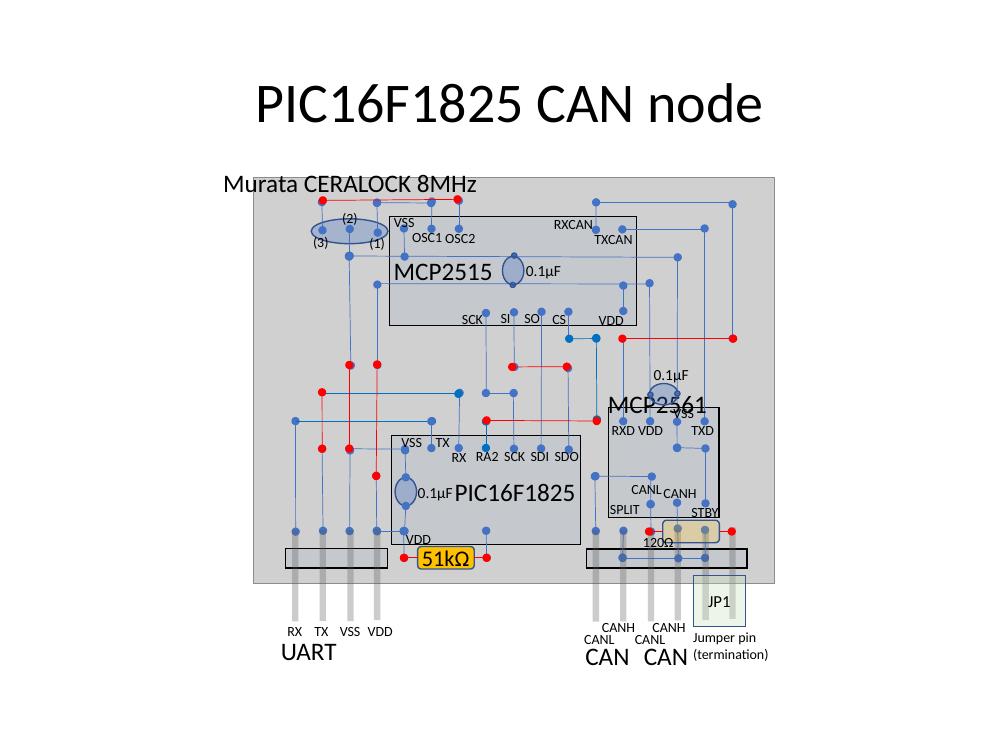
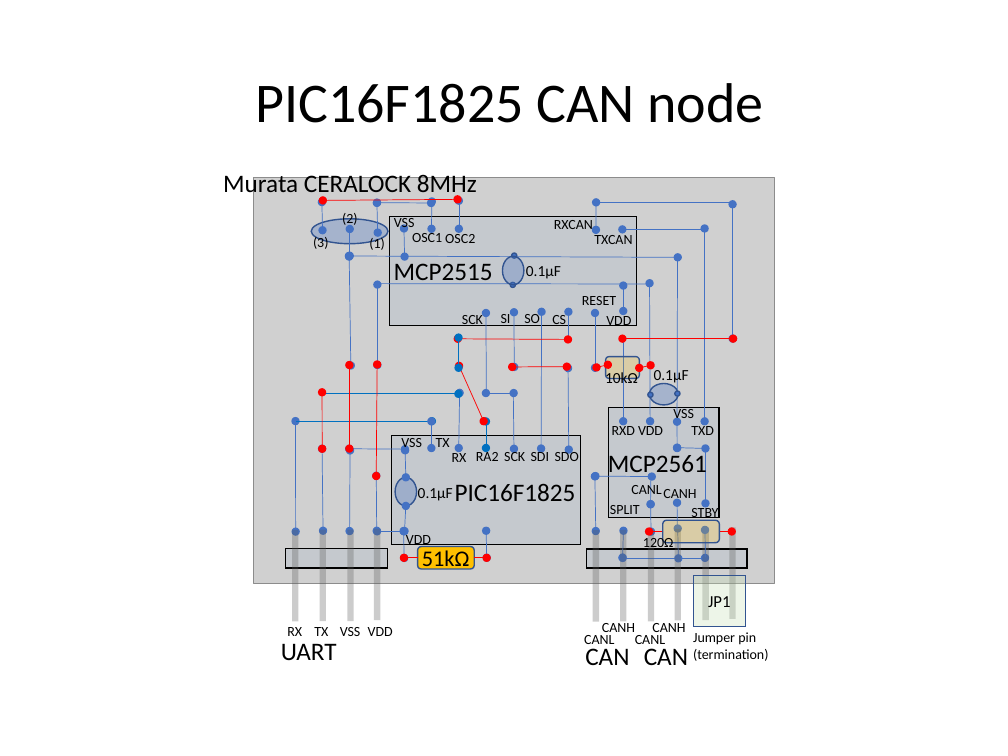
Before and after one commit to araobp/can-bus, a slide deck: slide 1 of doc/universal_board.pptx. Drawn at 1008x756 pixels with LibreOffice and Linux fonts; fonts in the diff are those of the drawing; grey boxes stand for pictures. Boxes give left, top, right and bottom in pixels: in the first picture for what was removed or moved away, otherwise in the second. Text is boxed around its words. In the diff, an @@ line names an element or a change of style, - is before the commit and + after.

```diff
--- a/doc/universal_board.pptx
+++ b/doc/universal_board.pptx
@@ group added at (x1=459, y1=296, x2=650, y2=387): 4 double arrows, 2 texts, 1 rounded rectangle @@
+10kΩ
+RESET
@@ text "VDD" moved from (x1=599, y1=313, x2=624, y2=326) to (x1=606, y1=313, x2=631, y2=326) @@
@@ double arrow moved from (597, 421) - (487, 420) to (568, 340) - (458, 339) @@
@@ double arrow removed from (597, 339) to (570, 339) @@
@@ double arrow moved from (597, 338) - (597, 419) to (459, 366) - (484, 421) @@
@@ double arrow (459, 366) - (484, 421): stroke #0070C0 0.5 pt to #FF0000 0.5 pt @@
@@ text "MCP2561" moved from (x1=608, y1=392, x2=707, y2=419) to (x1=608, y1=452, x2=707, y2=479) @@
```
Also in this commit, not shown: 1 other slide changed, 26 other files.
